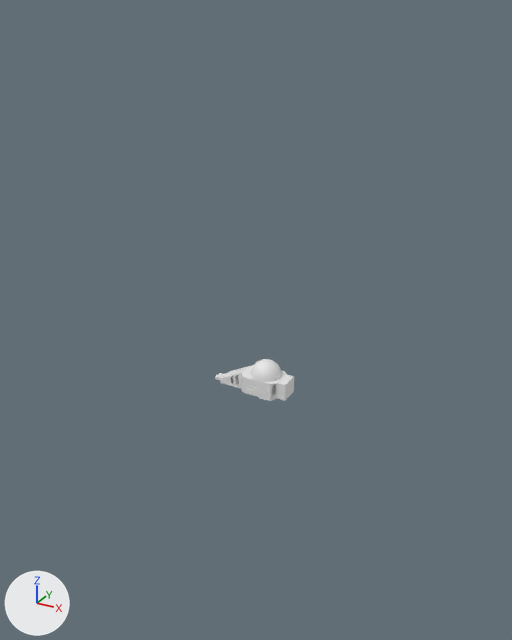
The FBX model Assets/Rooms/MainRoom_01.FBX: old version first, new version second.
Rendered twice from a 50 mm camera at (809.0, -1172.0, 751.0) aimed at (113.0, 93.0, 119.0). The lights are fixed; the arrows at lower left show +X, +Y and +Z. Materials are left out; every surface is plain grey. Where no turn or scale is listed for an object, it has been applied to the vertices.
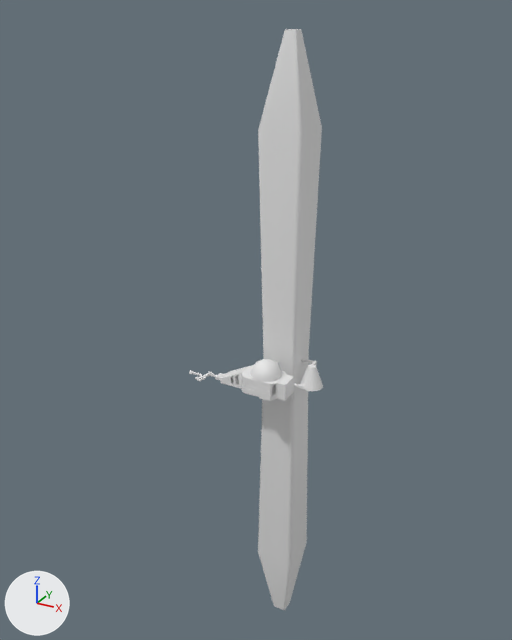
Pixel boxes (x1, y1, x2, y2) of what changed, in the pictures (512 x 640 px):
'SecondRoom_Large', added: after (258, 29, 322, 610)
'SecondRoom_Pyramid', added: after (300, 364, 323, 391)
'CorridoorStart', added: after (193, 372, 217, 381)
'SecondRoom_Corridor', added: after (301, 358, 317, 365)
'SecondRoom_Twist', added: after (294, 383, 307, 390)

What the commit changed:
Mesh me_mesh_009 is new.
It has 724 vertices, 1348 faces and spans x 236.2..287.0, y 46.3..97.1, z 3.2..50.2.
Mesh me_mesh_003_1 is new.
It has 1200 vertices, 2126 faces and spans x 2.5..63.1, y -29.2..5.0, z 0.0..13.2.
Mesh me_mesh_008 is new.
It has 246 vertices, 482 faces and spans x 139.0..236.0, y 46.0..146.0, z -678.0..716.0.
Mesh me_mesh_012 is new.
It has 74 vertices, 94 faces and spans x 227.0..261.6, y 78.5..97.5, z 41.1..52.2.
Mesh me_mesh_011 is new.
It has 824 vertices, 1594 faces and spans x 195.9..261.6, y 44.8..54.1, z 4.1..12.4.
Object 'SecondRoom_Pyramid' (ob_secondroom_pyramid) is new; it shows me_mesh_009.
Its location is (0.0, 0.0, 0.0).
Object 'CorridoorStart' (ob_corridoorstart) is new; it shows me_mesh_003_1.
Its location is (0.0, 0.0, 0.0).
Object 'SecondRoom_Large' (ob_secondroom_large) is new; it shows me_mesh_008.
Its location is (0.0, 0.0, 0.0).
Object 'SecondRoom_Corridor' (ob_secondroom_corridor) is new; it shows me_mesh_012.
Its location is (0.0, 0.0, 0.0).
Object 'SecondRoom_Twist' (ob_secondroom_twist) is new; it shows me_mesh_011.
Its location is (0.0, 0.0, 0.0).
